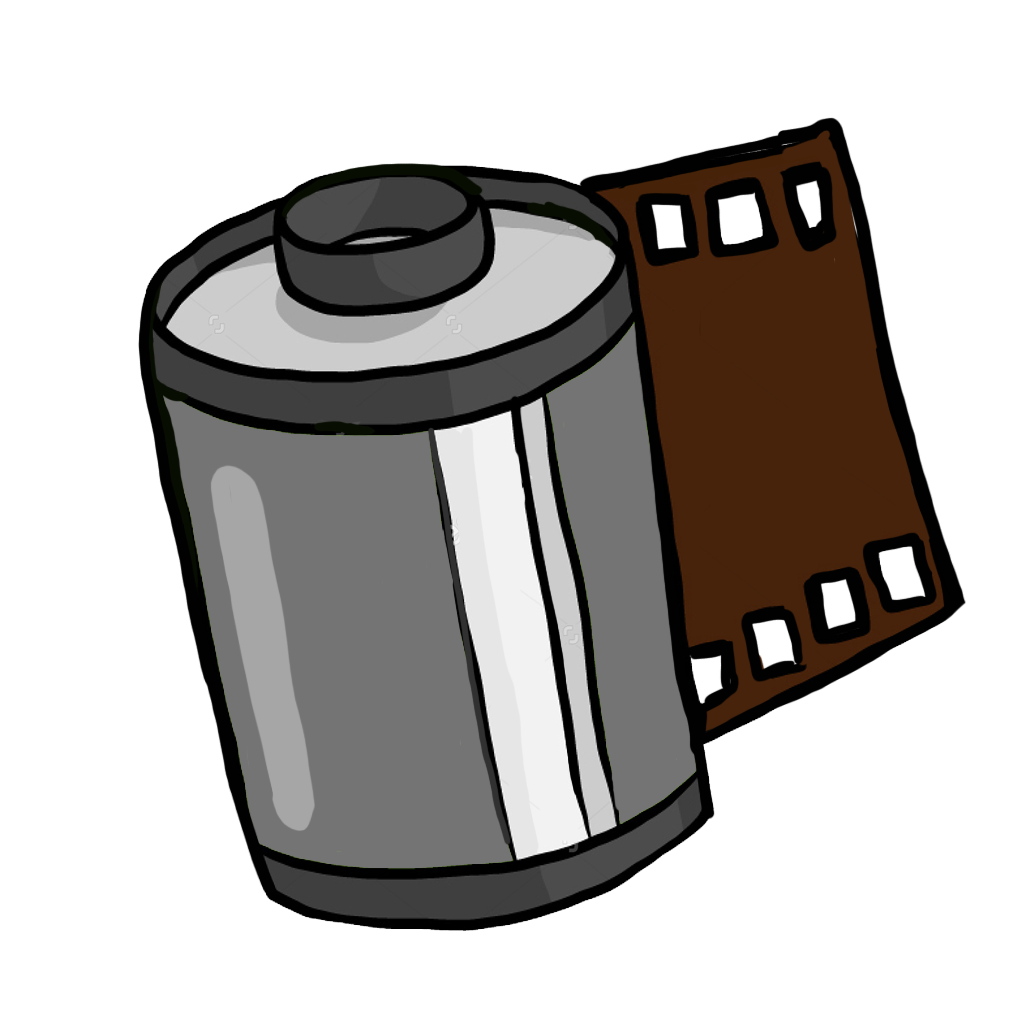
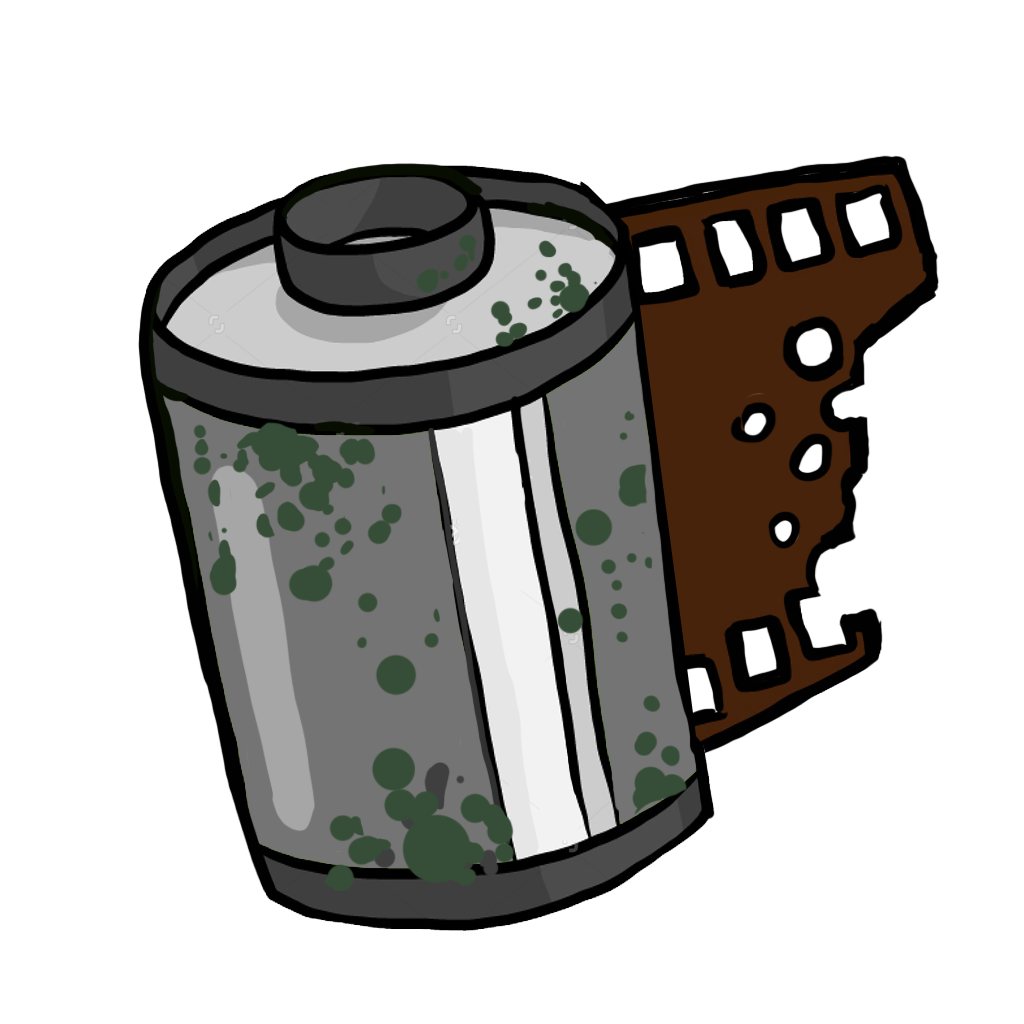
Two versions of the same layered image (1024 x 1024). Layer-by-layer changes:
added layer "Layer 3" above "Layer 1 copy" over [192, 234, 688, 892]
showed "Layer 1 copy", painted on it over [192, 117, 966, 892]
added layer "Layer 2" above "Layer 1" over [501, 155, 940, 795]
hid "Layer 1" over [192, 117, 966, 892]
